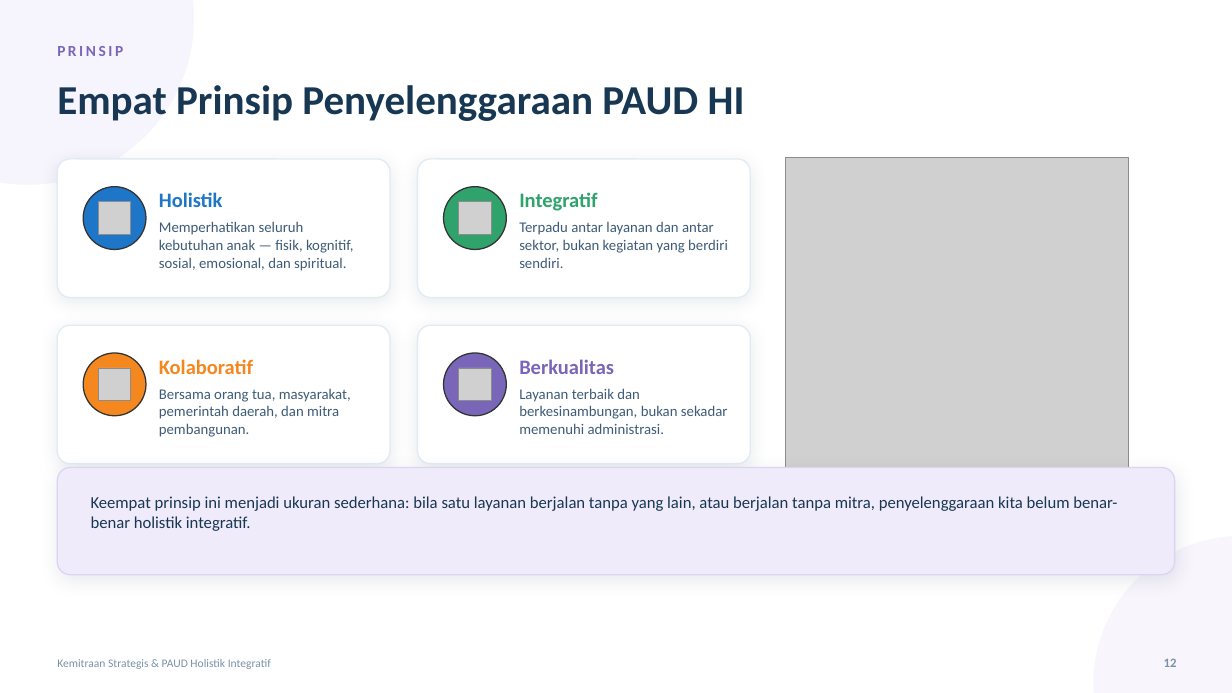
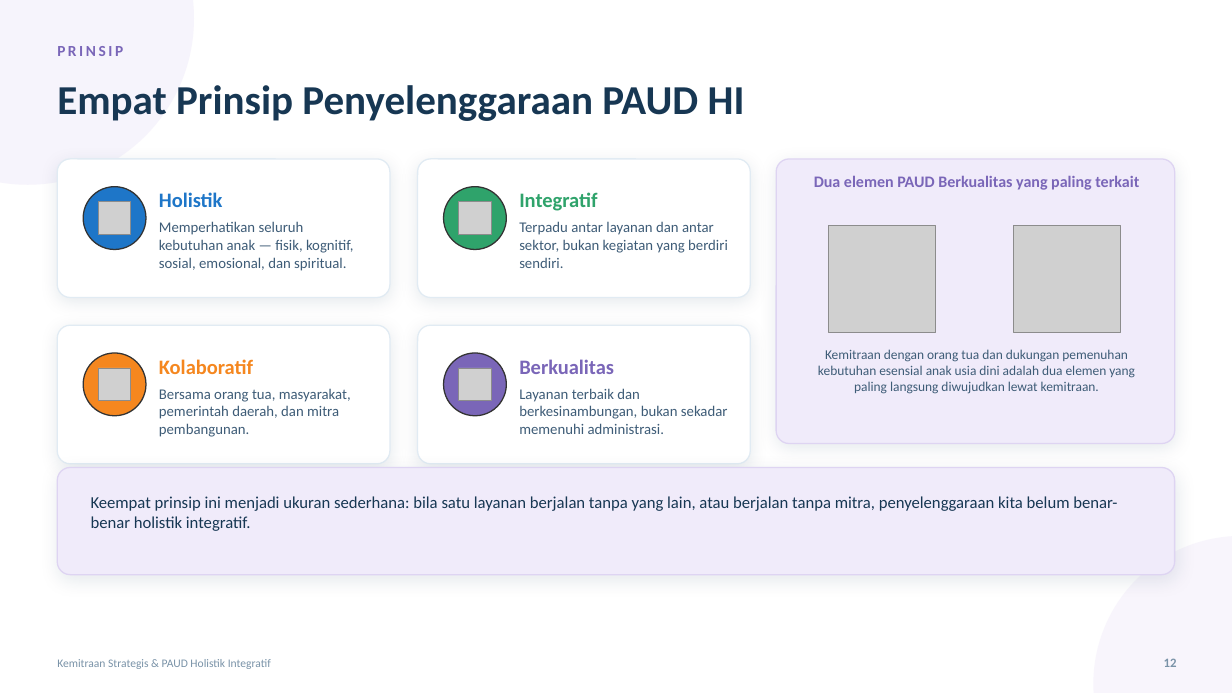
Before and after one commit to afriiqbal/kemitraanpaud, a slide deck: slide 12 of presentasi/Kemitraan_Strategis_PAUD_HI.pptx. Drawn at 1232x693 pixels with LibreOffice and Linux fonts; fonts in the diff are those of the drawing; grey boxes stand for pictures. Boxes give left, top, right and bottom in pixels: in the first picture for what was removed or moved away, otherwise in the second. Text is boxed around its words. In the diff, an @@ line names an element or a change of style, - is before the commit and + after.

```diff
--- a/presentasi/Kemitraan_Strategis_PAUD_HI.pptx
+++ b/presentasi/Kemitraan_Strategis_PAUD_HI.pptx
@@ rounded rectangle added at (776,159,1175,444), fill #F0EBFA, outline #DED4F2 1 pt @@
@@ picture removed at (786,157,1128,471) @@
@@ text added at (814,176,1139,190), 12.5 pt, text #7A66B8, bold @@
+Dua elemen PAUD Berkualitas yang paling terkait
@@ picture added at (829,226,936,333) @@
@@ picture added at (1014,226,1121,333) @@
@@ text added at (818,349,1135,394), 10.5 pt, text #3E5C77 @@
+Kemitraan dengan orang tua dan dukungan pemenuhan kebutuhan esensial anak usia dini adalah dua elemen yang paling langsung diwujudkan lewat kemitraan.
```
Also in this commit, not shown: 23 other slides changed, 36 other files.
